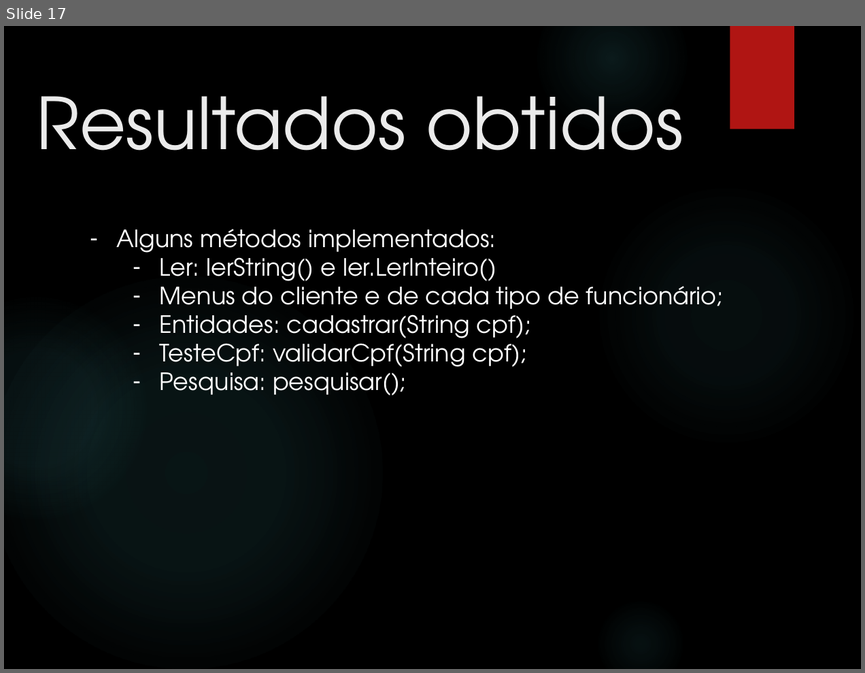
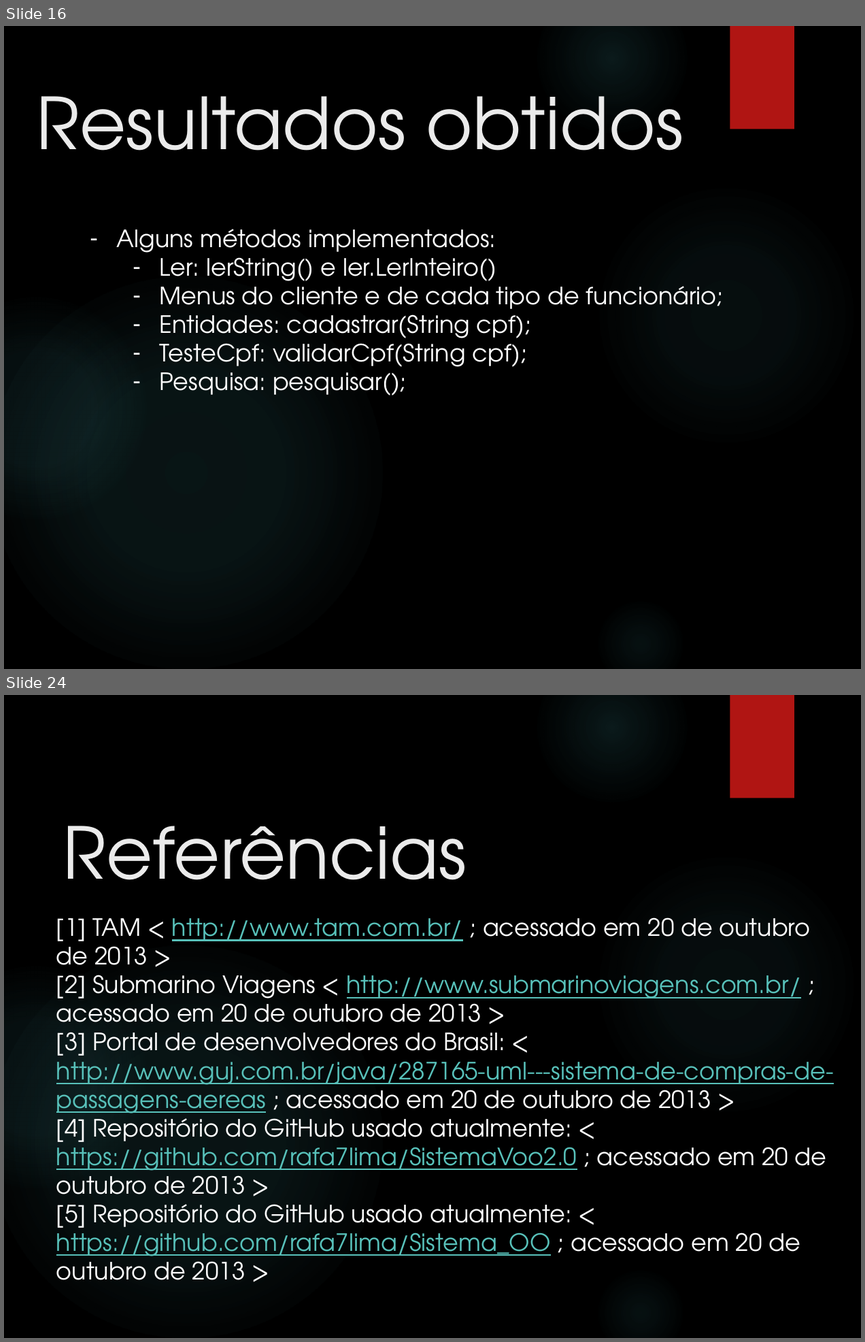
Before and after one commit to rafa7lima/SistemaVoo2.0, a slide deck: Apresentação/Apresentação Grupo 7_MOD.pptx. Shown one above the other, each under a label of ours: slide 17 before the commit, slides 16 and 24 after it; the slides between them are not shown. The pictures are 865x673 and 865x1342 pixels, drawn with LibreOffice and Linux fonts; fonts in the diff are those of the drawing; background and template pictures are left out. Boxes give left, top, right and bottom in pixels: in the first picture for what was removed or moved away, otherwise in the second. Text is boxed around its words. In the diff, an @@ line names an element or a change of style, - is before the commit and + after.

```diff
--- a/Apresentação/Apresentação Grupo 7_MOD.pptx
+++ b/Apresentação/Apresentação Grupo 7_MOD.pptx
@@ slide 24 added at [4, 695, 861, 1338], background picture (left out); not listed: 6 template elements that a slide beside it also shows @@
@@ title added at [63, 826, 466, 880], 60 pt, text #EBEBEB @@
+Referências
@@ text added at [56, 917, 834, 1280], 20 pt, text #FFFFFF @@
+[1] TAM < http://www.tam.com.br/ ; acessado em 20 de outubro de 2013 >
+[2] Submarino Viagens < http://www.submarinoviagens.com.br/ ; acessado em 20 de outubro de 2013 >
+[3] Portal de desenvolvedores do Brasil: < http://www.guj.com.br/java/287165-uml---sistema-de-compras-de-passagens-aereas ; acessado em 20 de outubro de 2013 >
+[4] Repositório do GitHub usado atualmente: < https://github.com/rafa7lima/SistemaVoo2.0 ; acessado em 20 de outubro de 2013 >
+[5] Repositório do GitHub usado atualmente: < https://github.com/rafa7lima/Sistema_OO ; acessado em 20 de outubro de 2013 >
@@ what was slide 17 is now slide 16 @@
```
Also in this commit, not shown: 5 slides changed, 4 other slides added.
